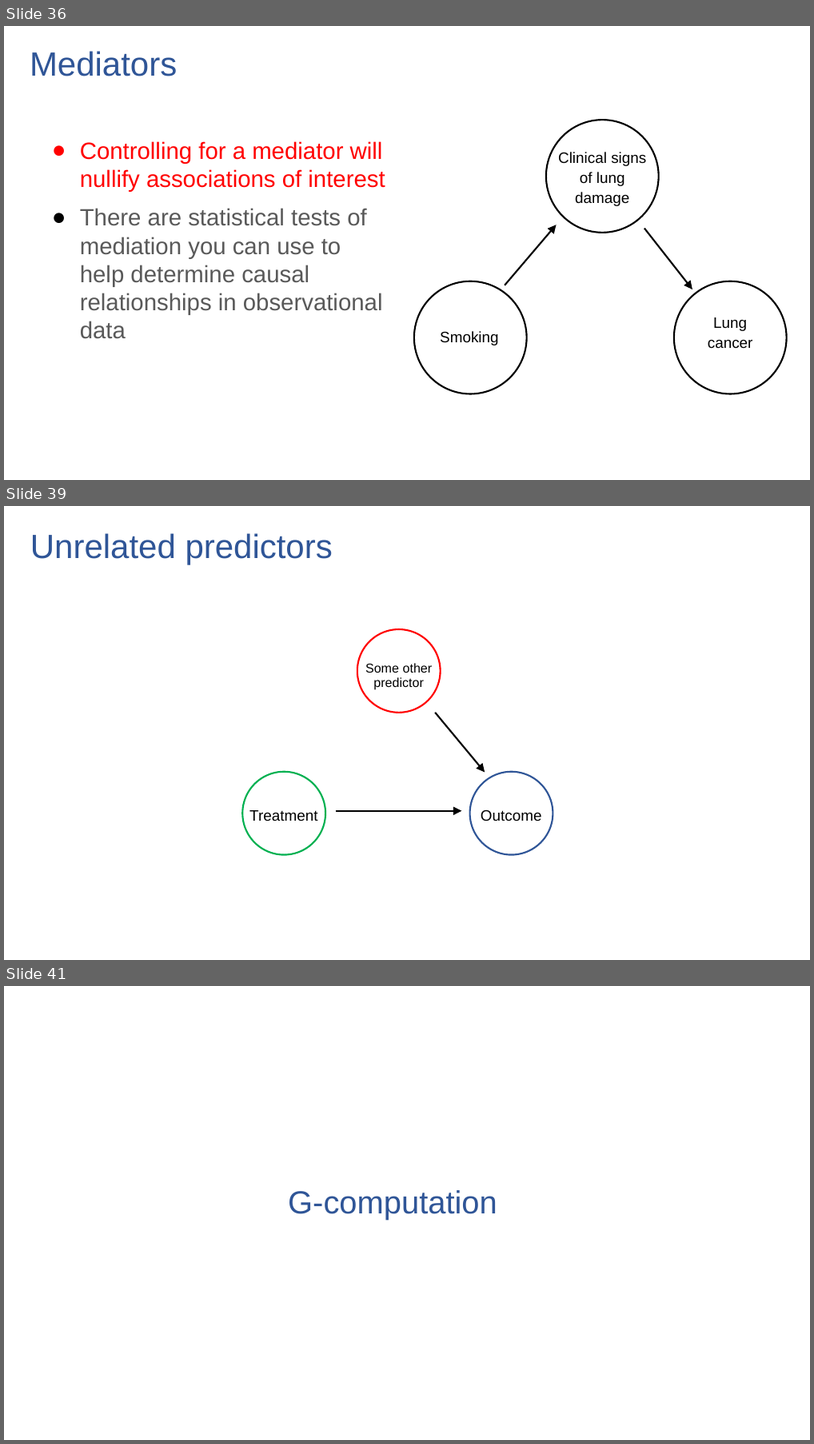
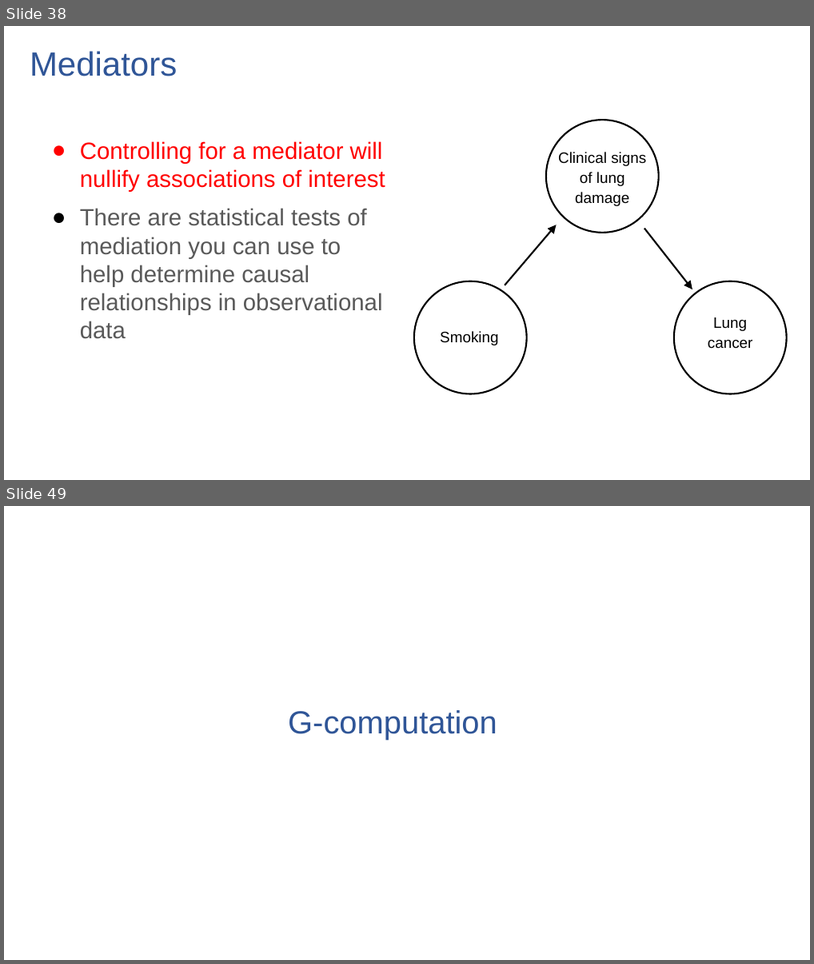
Before and after one commit to ronikobrosly/pydata_nyc_2022, a slide deck: slides/tutorial_slides.pptx. Shown one above the other, each under a label of ours: slides 36, 39 and 41 before the commit, slides 38 and 49 after it; the slides between them are not shown. The pictures are 814x1444 and 814x964 pixels, drawn with LibreOffice and Linux fonts; fonts in the diff are those of the drawing. Boxes give left, top, right and bottom in pixels: in the first picture for what was removed or moved away, otherwise in the second. Text is boxed around its words. In the diff, an @@ line names an element or a change of style, - is before the commit and + after.

```diff
--- a/slides/tutorial_slides.pptx
+++ b/slides/tutorial_slides.pptx
@@ slide 39 removed at (4, 506, 810, 960), background #FFFFFF @@
@@ title removed at (30, 533, 333, 565) @@
-Unrelated predictors
@@ ellipse removed at (358, 629, 440, 712) @@
@@ text removed at (366, 663, 433, 690) @@
-Some other predictor
@@ arrow removed from (435, 712) to (485, 772) @@
@@ ellipse removed at (243, 772, 326, 855) @@
@@ ellipse removed at (470, 772, 554, 855) @@
@@ text removed at (250, 810, 318, 821) @@
-Treatment
@@ arrow removed from (336, 811) to (462, 811) @@
@@ text removed at (481, 810, 542, 821) @@
-Outcome
@@ what was slide 36 is now slide 38 @@
@@ what was slide 41 is now slide 49 @@
```
Also in this commit, not shown: 4 slides changed, 13 slides added, 3 other slides removed, 6 other files.
